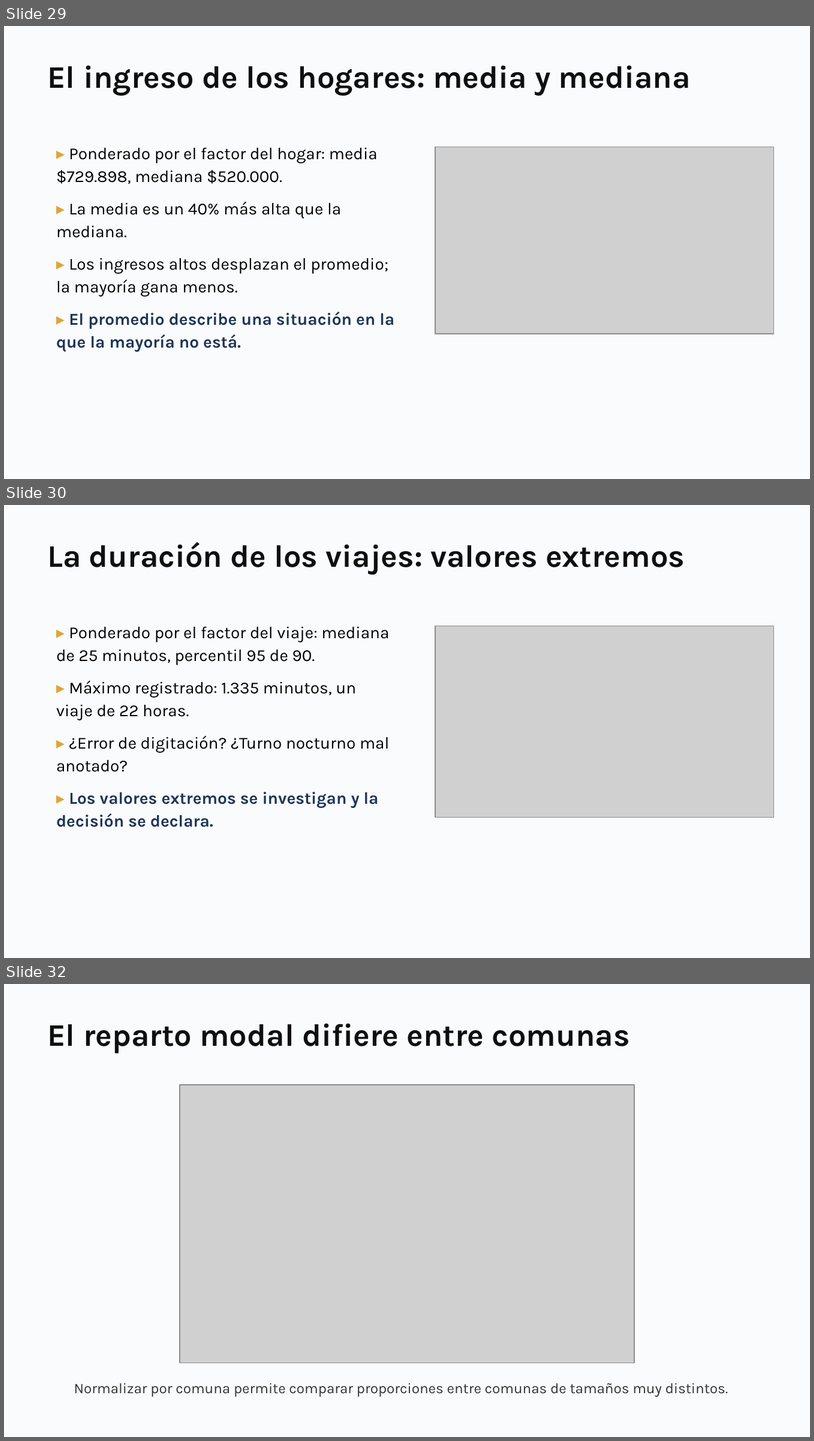
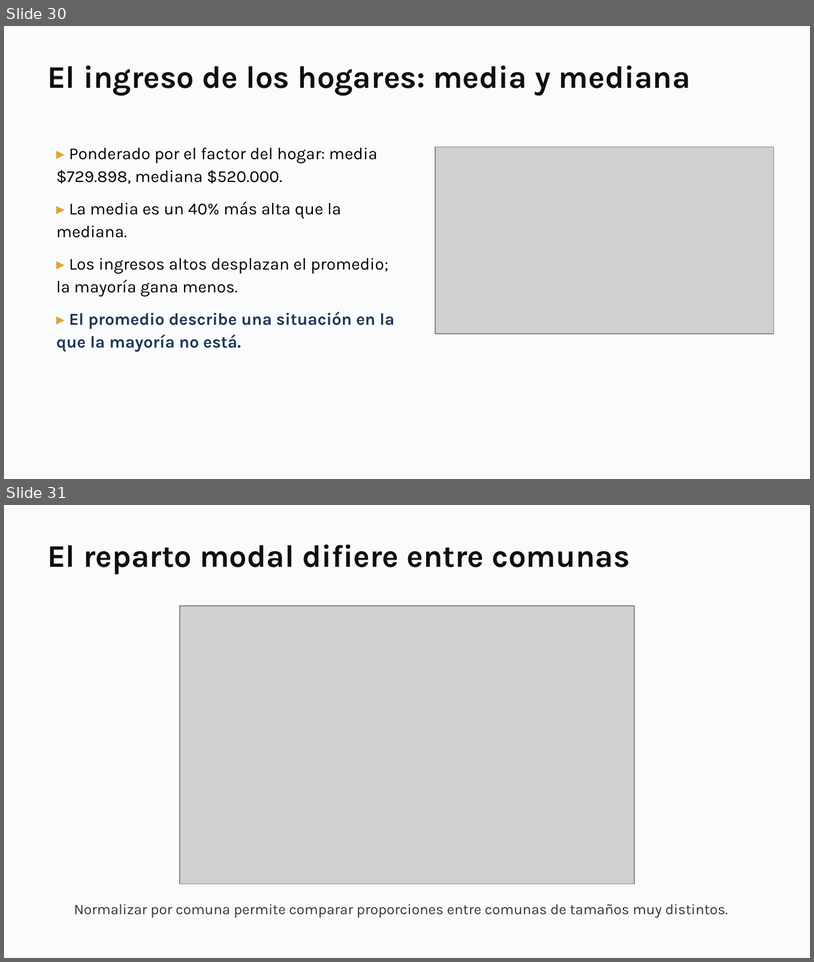
Before and after one commit to daniopitz/cienciadatos, a slide deck: presentaciones/clase02_pandas_eda.pptx. Shown one above the other, each under a label of ours: slides 29, 30 and 32 before the commit, slides 30 and 31 after it; the slides between them are not shown. The pictures are 814x1441 and 814x962 pixels, drawn with LibreOffice and Linux fonts; fonts in the diff are those of the drawing; grey boxes stand for pictures. Boxes give left, top, right and bottom in pixels: in the first picture for what was removed or moved away, otherwise in the second. Text is boxed around its words. In the diff, an @@ line names an element or a change of style, - is before the commit and + after.

```diff
--- a/presentaciones/clase02_pandas_eda.pptx
+++ b/presentaciones/clase02_pandas_eda.pptx
@@ slide 30 removed at bbox=[4, 505, 810, 958], background #FFFFFF @@
@@ rectangle removed at bbox=[4, 505, 810, 958] @@
@@ text removed at bbox=[47, 542, 685, 574] @@
-La duración de los viajes: valores extremos
@@ text removed at bbox=[56, 626, 389, 827] @@
-▸ Ponderado por el factor del viaje: mediana de 25 minutos, percentil 95 de 90.
-▸ Máximo registrado: 1.335 minutos, un viaje de 22 horas.
-▸ ¿Error de digitación? ¿Turno nocturno mal anotado?
-▸ Los valores extremos se investigan y la decisión se declara.
@@ picture removed at bbox=[435, 626, 774, 817] @@
@@ what was slide 29 is now slide 30 @@
@@ what was slide 32 is now slide 31 @@
```
Also in this commit, not shown: 1 slide changed, 1 slide added, 1 other slide removed, 1 other file.
